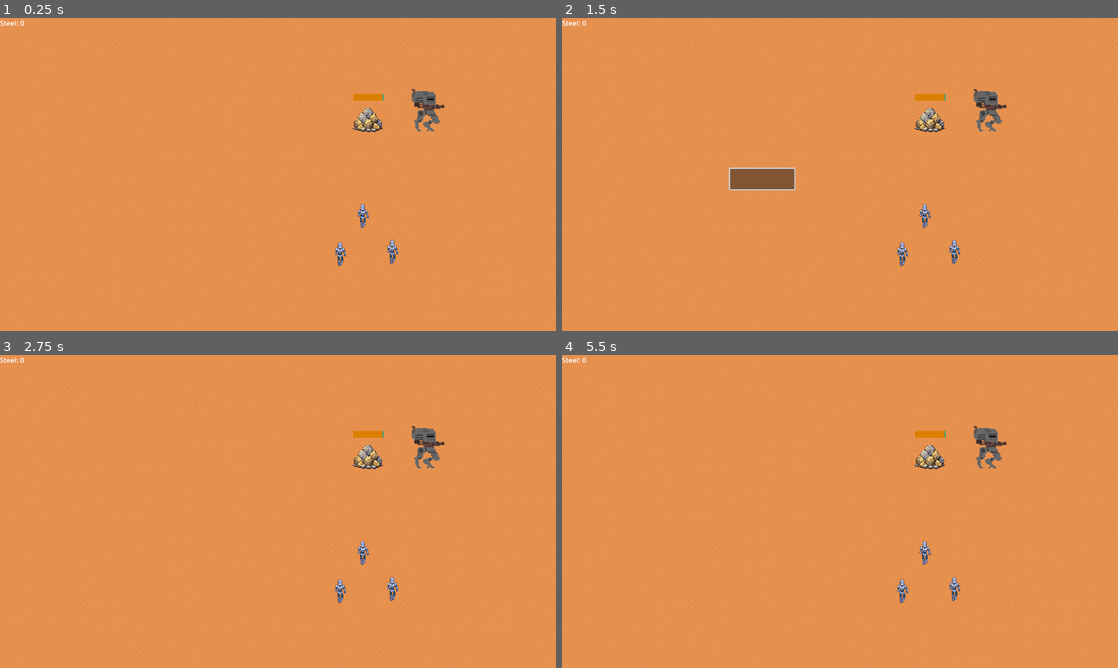
Above: before the commit, frames 1-4 (two rows, left to right).
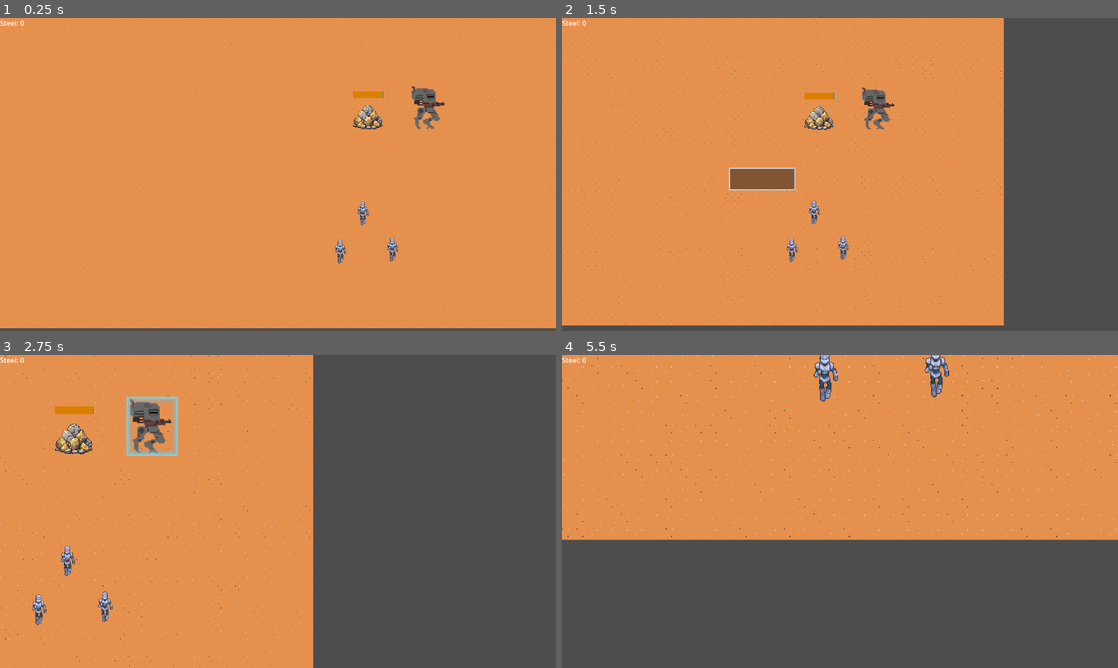
Above: after the commit, the same moments.

Repository: miicchhii/fhtw-sepj
Game: Godot game, scene res://scenes/world/world.tscn
The game is run twice, just before and just after one commit, with the same random seed, the same clock (stepped at 60 frames per second) and the same inputs.
Inputs (mouse positions are in pixels of both pictures, inside the frame that each line leads up to):
- Up to frame 1 (0.25 s): no input
- Up to frame 2 (1.5 s): tap Enter at 0.5 s; move the mouse to (962, 158) at 0.52 s; hold Right (ui_right) 0.53-1.25 s; tap Mouse wheel down (WheelDown, bound only after the commit) at 0.6 s; click (962, 158) at 0.67 s; tap Mouse wheel up (WheelUp, bound only after the commit) at 0.8 s; drag from (728, 190) to (928, 121) at 1.27 s
- Up to frame 3 (2.75 s): move the mouse to (333, 442) at 2.02 s; hold Right (ui_right) from 2.03 s (still down); click (333, 442) at 2.1 s; tap Mouse wheel up (WheelUp, bound only after the commit) at 2.3 s
- Up to frame 4 (5.5 s): release Right (ui_right) at 2.75 s; drag from (812, 574) to (673, 464) at 2.77 s; move the mouse to (1006, 558) at 3.52 s; hold Left (ui_left) 3.53-4.25 s; hold 2 (policy_chase) 3.53-4.25 s; click (1006, 558) at 3.67 s; tap Mouse wheel up (WheelUp, bound only after the commit) at 3.8, 5.3 s; drag from (673, 464) to (928, 458) at 4.27 s; move the mouse to (867, 511) at 5.02 s; hold Down (ui_down) from 5.03 s (still down); hold 3 (policy_patrol) from 5.03 s (still down); click (867, 511) at 5.17 s

The runs differ from the first frame. In frame 1, 2.9% of the frame differs, in the area x 0-100%, y 0-100%; in frame 2, 25%; in frame 3, 47%; in frame 4, 44%.

Commit message:
camera control + zooming
added camera control through arrow keys and zooming through mouse wheel

Diff:
--- a/game/project.godot
+++ b/game/project.godot
@@ -62,6 +62,16 @@
 "events": [Object(InputEventMouseButton,"resource_local_to_scene":false,"resource_name":"","device":-1,"window_id":0,"a …(256 unchanged characters)…
 ]
 }
+WheelUp={
+"deadzone": 0.2,
+"events": [Object(InputEventMouseButton,"resource_local_to_scene":false,"resource_name":"","device":-1,"window_id":0,"alt_pressed":false,"shift_pressed":false,"ctrl_pressed":false,"meta_pressed":false,"button_mask":8,"position":Vector2(245, 17),"global_position":Vector2(254, 65),"factor":1.0,"button_index":4,"canceled":false,"pressed":true,"double_click":false,"script":null)
+]
+}
+WheelDown={
+"deadzone": 0.2,
+"events": [Object(InputEventMouseButton,"resource_local_to_scene":false,"resource_name":"","device":-1,"window_id":0,"alt_pressed":false,"shift_pressed":false,"ctrl_pressed":false,"meta_pressed":false,"button_mask":16,"position":Vector2(214, 12),"global_position":Vector2(223, 60),"factor":1.0,"button_index":5,"canceled":false,"pressed":true,"double_click":false,"script":null)
+]
+}
 
 [rendering]
 
--- a/game/scenes/world/world.tscn
+++ b/game/scenes/world/world.tscn
@@ -22,6 +22,7 @@
 script = ExtResource("1_1fp7r")
 
 [node name="Camera" type="Camera2D" parent="."]
+position = Vector2(632, 366)
 limit_left = 0
 limit_top = 0
 script = ExtResource("2_v5dby")
--- a/game/scripts/ui/camera.gd
+++ b/game/scripts/ui/camera.gd
@@ -1,4 +1,15 @@
 extends Camera2D
+
+#Camera Control
+@export var SPEED = 20.0
+@export var ZOOM_SPEED = 20.0
+@export var ZOOM_MARGIN = 0.1
+@export var ZOOM_MIN = 0.5
+@export var ZOOM_MAX = 3.0
+
+var zoomFactor = 1.0
+var zoomPos = Vector2()
+var zooming = false
 
 var mousePos = Vector2()
 
@@ -18,6 +29,22 @@
 	connect("area_selected", Callable(get_parent(), "_on_area_selected"))
 
 func _process(delta):
+
+	var inputX = int(Input.is_action_pressed("ui_right")) - int(Input.is_action_pressed("ui_left"))
+	var inputY = int(Input.is_action_pressed("ui_down")) - int(Input.is_action_pressed("ui_up"))
+
+	position.x  =lerp(position.x, position.x + inputX * SPEED * zoom.x, SPEED * delta)
+	position.y  =lerp(position.y, position.y + inputY * SPEED * zoom.y, SPEED * delta)
+
+	zoom.x = lerp(zoom.x, zoom.x * zoomFactor, ZOOM_SPEED * delta)
+	zoom.y = lerp(zoom.y, zoom.y * zoomFactor, ZOOM_SPEED * delta)
+
+	zoom.x = clamp(zoom.x, ZOOM_MIN, ZOOM_MAX)
+	zoom.y = clamp(zoom.y, ZOOM_MIN, ZOOM_MAX)
+
+	if not zooming:
+		zoomFactor = 1.0
+
 	if Input.is_action_just_pressed("LeftClick"):
 		start = mousePosGlobal
 		startV = mousePos
@@ -41,6 +68,23 @@
 			draw_area(false)
 
 func _input(event):
+	if abs(zoomPos.x - get_global_mouse_position().x) > ZOOM_MARGIN:
+		zoomFactor = 1.0
+	if abs(zoomPos.y - get_global_mouse_position().y) > ZOOM_MARGIN:
+		zoomFactor = 1.0
+
+	if event is InputEventMouseButton:
+		if event.is_pressed():
+			zooming = true
+			if event.is_action("WheelDown"):
+				zoomFactor -= 0.01 * ZOOM_SPEED
+				zoomPos = get_global_mouse_position()
+			if event.is_action("WheelUp"):
+				zoomFactor += 0.01 * ZOOM_SPEED
+				zoomPos = get_global_mouse_position()
+		else:
+			zooming = false
+
 	if event is InputEventMouse:
 		mousePos = event.position
 		mousePosGlobal = get_global_mouse_position()
Not shown: 1 places in game/scenes/world/world.tscn that only renumber resources
